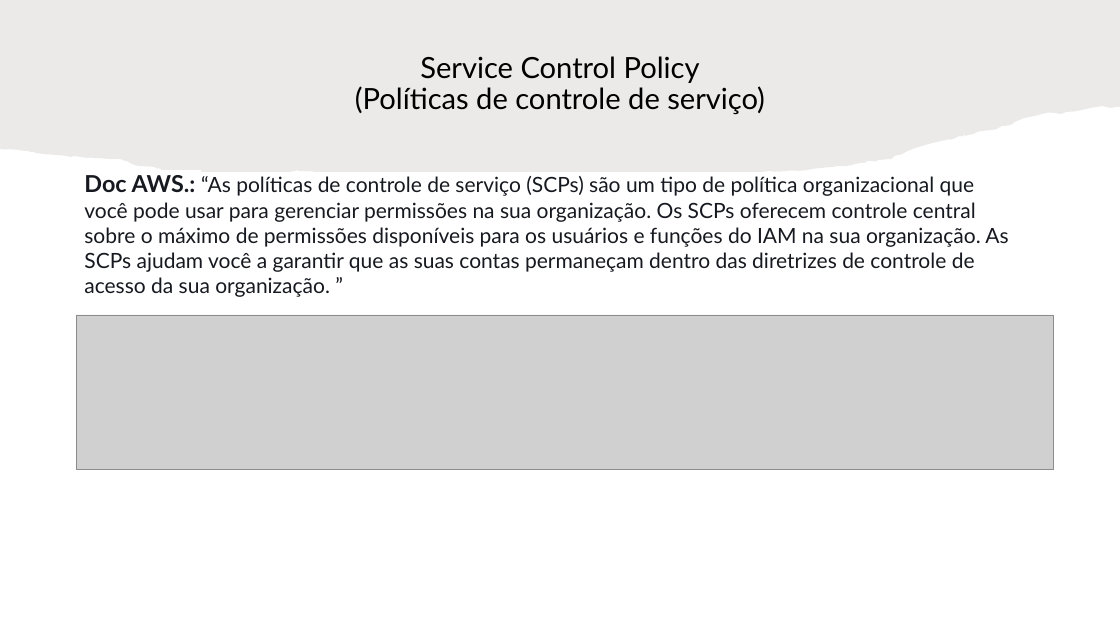
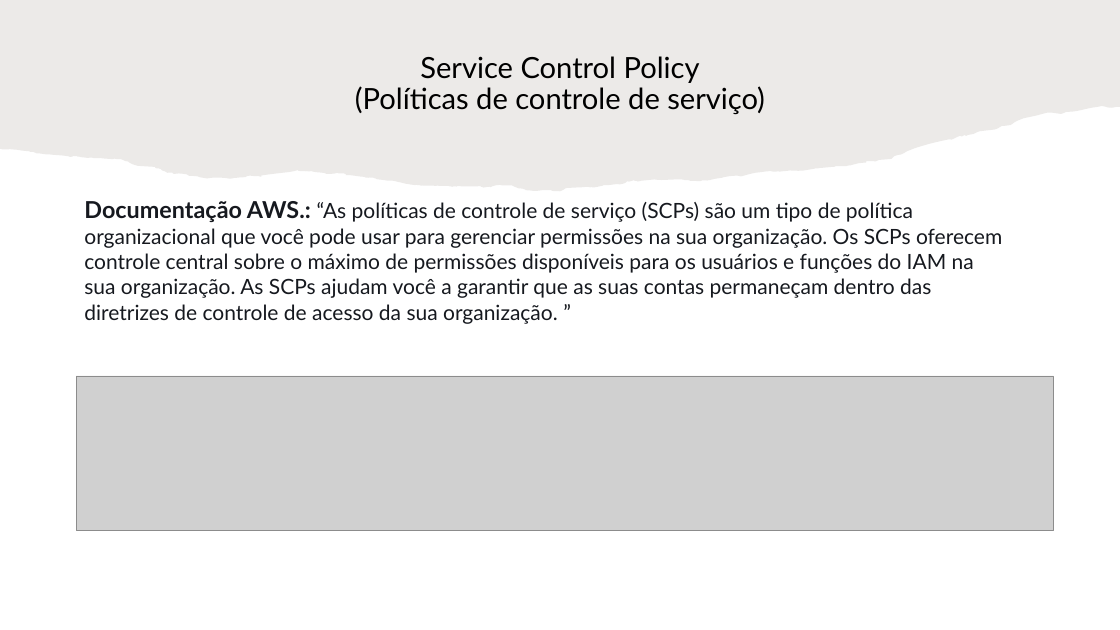
Before and after one commit to marcelomamorim/preparation-solutions-architect-associate, a slide deck: slide 17 of assets/slides/Semana2.pptx (slide 19 before the commit). Drawn at 1120x630 pixels with LibreOffice and Linux fonts; fonts in the diff are those of the drawing; grey boxes stand for pictures. Boxes give left, top, right and bottom in pixels: in the first picture for what was removed or moved away, otherwise in the second. Text is boxed around its words. In the diff, an @@ line names an element or a change of style, - is before the commit and + after.

```diff
--- a/assets/slides/Semana2.pptx
+++ b/assets/slides/Semana2.pptx
@@ text at bbox=[84, 201, 1002, 324]: text changed @@
-Doc AWS.: “As políticas de controle de serviço (SCPs) são um tipo de política organizacional que você pode usar para gerenciar permissões na sua organização. Os SCPs oferecem controle central sobre o máximo de permissões disponíveis para os usuários e funções do IAM na sua organização. As SCPs ajudam você a garantir que as suas contas permaneçam dentro das diretrizes de controle de acesso da sua organização. ”
+Documentação AWS.: “As políticas de controle de serviço (SCPs) são um tipo de política organizacional que você pode usar para gerenciar permissões na sua organização. Os SCPs oferecem controle central sobre o máximo de permissões disponíveis para os usuários e funções do IAM na sua organização. As SCPs ajudam você a garantir que as suas contas permaneçam dentro das diretrizes de controle de acesso da sua organização. ”
@@ picture: place and size @@
-picture at bbox=[76, 315, 1054, 470]
+picture at bbox=[76, 376, 1054, 531]
```
Also in this commit, not shown: 8 other slides changed, 4 slides removed, 19 other files.
